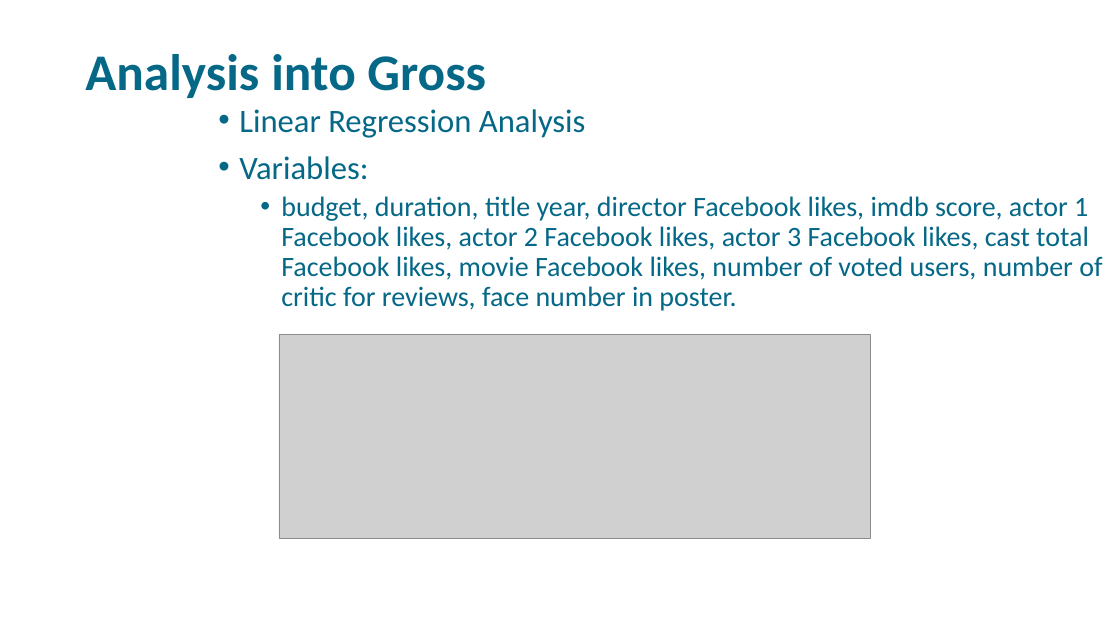
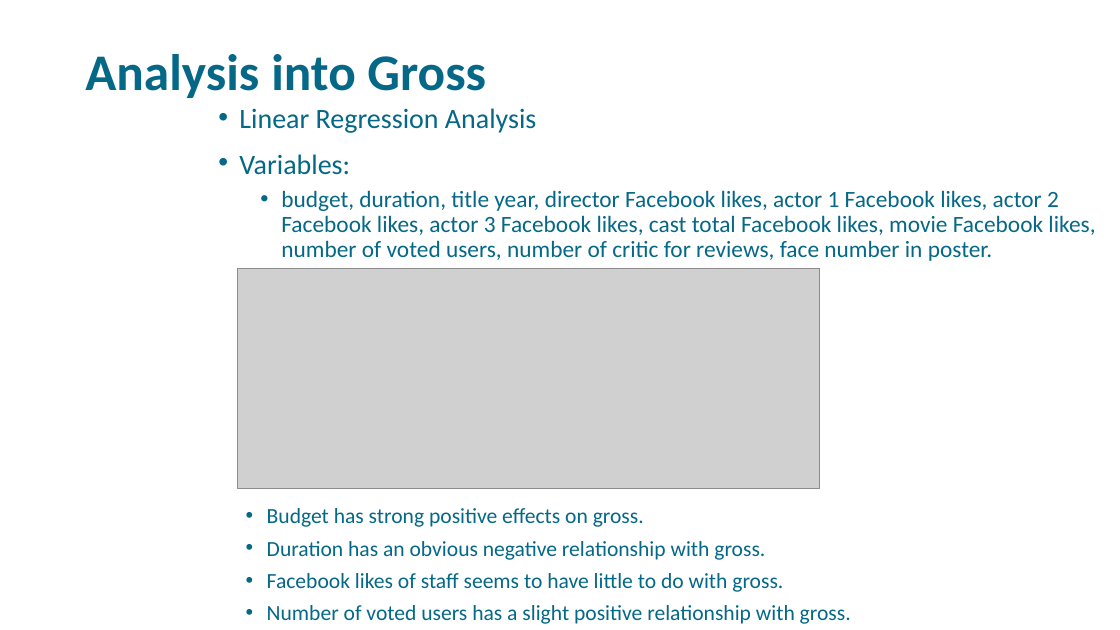
Before and after one commit to libbyYOU/IMDb-5000-movie-project, a slide deck: slide 12 of DSO-530 Final Project.pptx. Drawn at 1120x630 pixels with LibreOffice and Linux fonts; fonts in the diff are those of the drawing; grey boxes stand for pictures; background and template pictures are left out. Boxes give left, top, right and bottom in pixels: in the first picture for what was removed or moved away, otherwise in the second. Text is boxed around its words. In the diff, an @@ line names an element or a change of style, - is before the commit and + after.

Commit message:
ppt

```diff
--- a/DSO-530 Final Project.pptx
+++ b/DSO-530 Final Project.pptx
@@ text at [239, 108, 536, 175]: size 28 to 24 pt in "Linear Regression Analysis", "Variables:" @@
@@ text at [281, 190, 1095, 261]: text changed; size 24 to 20 pt @@
-  • budget, duration, title year, director Facebook likes, imdb score, actor 1 Facebook likes, actor 2 Facebook likes, actor 3 Facebook likes, cast total Facebook likes, movie Facebook likes, number of voted users, number of critic for reviews, face number in poster.
+  • budget, duration, title year, director Facebook likes, actor 1 Facebook likes, actor 2 Facebook likes, actor 3 Facebook likes, cast total Facebook likes, movie Facebook likes, number of voted users, number of critic for reviews, face number in poster.
@@ picture: place and size @@
-picture at [279, 334, 870, 539]
+picture at [238, 268, 820, 488]
@@ text added at [267, 508, 851, 624], 18.5 pt, text #056887 @@
+• Budget has strong positive effects on gross.
+• Duration has an obvious negative relationship with gross.
+• Facebook likes of staff seems to have little to do with gross.
+• Number of voted users has a slight positive relationship with gross.
```
Also in this commit, not shown: 8 other slides changed, 3 slides added, 3 slides removed.
